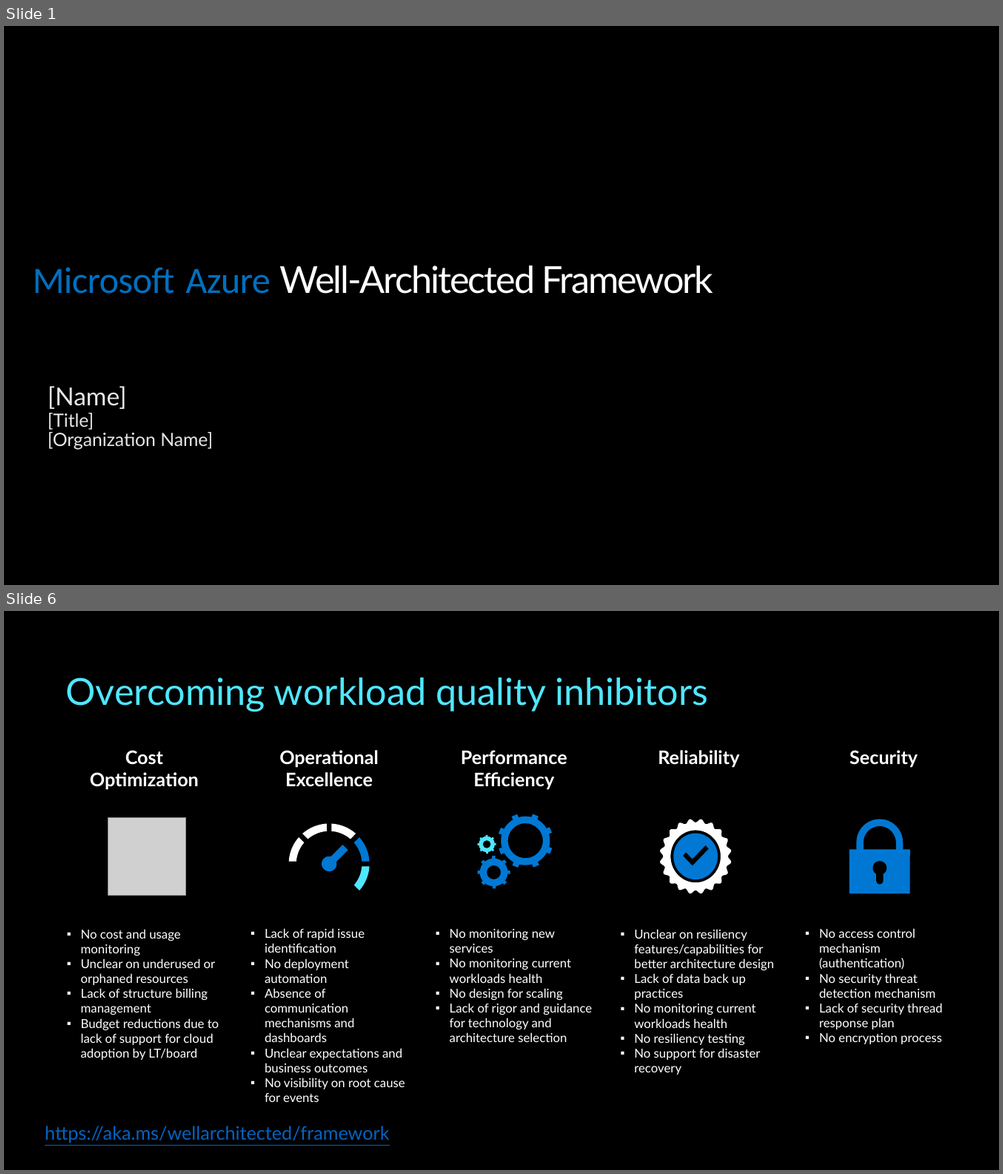
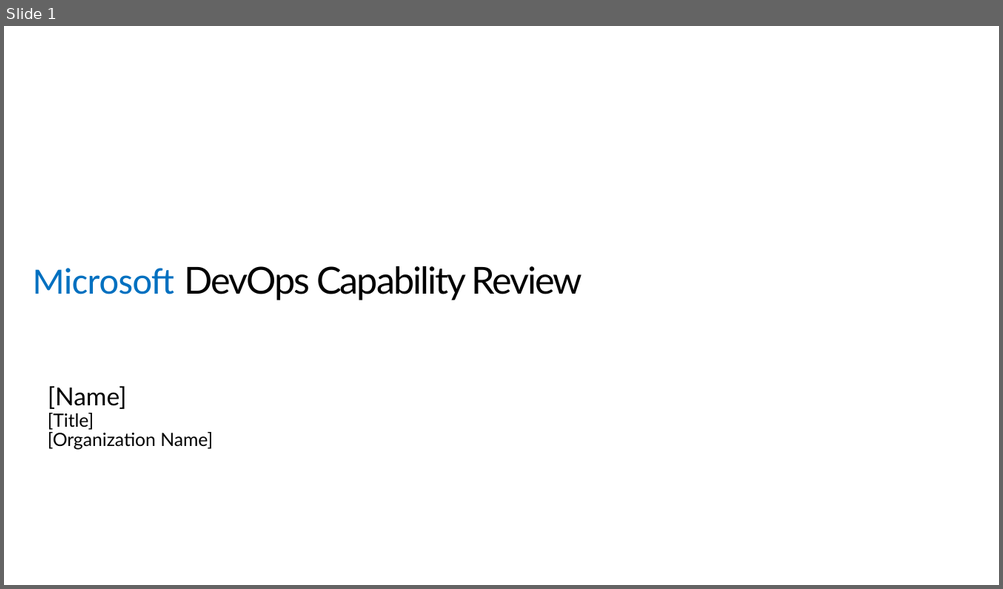
Before and after one commit to Azure/WellArchitected-Tools, a slide deck: WARP/devops/PnP_PowerPointReport_Template.pptx. Shown one above the other, each under a label of ours: slides 1 and 6 before the commit, slide 1 after it; the slides between them are not shown. The pictures are 1003x1174 and 1003x589 pixels, drawn with LibreOffice and Linux fonts; fonts in the diff are those of the drawing; grey boxes stand for pictures. Boxes give left, top, right and bottom in pixels: in the first picture for what was removed or moved away, otherwise in the second. Text is boxed around its words. In the diff, an @@ line names an element or a change of style, - is before the commit and + after.

```diff
--- a/WARP/devops/PnP_PowerPointReport_Template.pptx
+++ b/WARP/devops/PnP_PowerPointReport_Template.pptx
@@ slide 6 removed at (x1=4, y1=611, x2=999, y2=1170), background #000000 @@
@@ title removed at (x1=66, y1=678, x2=708, y2=712) @@
-Overcoming workload quality inhibitors
@@ text removed at (x1=90, y1=750, x2=199, y2=790) @@
-Cost Optimization
@@ text removed at (x1=279, y1=750, x2=378, y2=787) @@
-Operational Excellence
@@ text removed at (x1=461, y1=750, x2=567, y2=790) @@
-Performance Efficiency
@@ text removed at (x1=657, y1=750, x2=739, y2=768) @@
-Reliability
@@ text removed at (x1=849, y1=750, x2=917, y2=768) @@
-Security
@@ picture removed at (x1=108, y1=817, x2=186, y2=895) @@
@@ freeform shape removed at (x1=660, y1=819, x2=731, y2=894) @@
@@ freeform shape removed at (x1=849, y1=819, x2=910, y2=894) @@
@@ group removed at (x1=289, y1=823, x2=370, y2=891): 7 freeform shapes, 1 ellipse @@
@@ group removed at (x1=478, y1=814, x2=553, y2=889): 24 freeform shapes, 3 rectangles @@
@@ freeform shape removed at (x1=673, y1=833, x2=717, y2=880) @@
@@ freeform shape removed at (x1=873, y1=861, x2=887, y2=875) @@
@@ freeform shape removed at (x1=876, y1=869, x2=883, y2=885) @@
@@ text removed at (x1=81, y1=929, x2=219, y2=1060) @@
-▪ No cost and usage monitoring
-▪ Unclear on underused or orphaned resources
-▪ Lack of structure billing management
-▪ Budget reductions due to lack of support for cloud adoption by LT/board
@@ text removed at (x1=264, y1=928, x2=405, y2=1102) @@
-▪ Lack of rapid issue identification
-▪ No deployment automation
-▪ Absence of communication mechanisms and dashboards
-▪ Unclear expectations and business outcomes
-▪ No visibility on root cause for events
@@ text removed at (x1=449, y1=928, x2=592, y2=1042) @@
-▪ No monitoring new services
-▪ No monitoring current workloads health
-▪ No design for scaling
-▪ Lack of rigor and guidance for technology and architecture selection
@@ text removed at (x1=634, y1=929, x2=774, y2=1075) @@
-▪ Unclear on resiliency features/capabilities for better architecture design
-▪ Lack of data back up practices
-▪ No monitoring current workloads health
-▪ No resiliency testing
-▪ No support for disaster recovery
@@ text removed at (x1=819, y1=928, x2=942, y2=1045) @@
-▪ No access control mechanism (authentication)
-▪ No security threat detection mechanism
-▪ Lack of security thread response plan
-▪ No encryption process
@@ table removed at (x1=20, y1=1081, x2=919, y2=1119), 1 rows, 5 columns @@
- |  |  |  | 
@@ text removed at (x1=45, y1=1126, x2=389, y2=1144) @@
-https://aka.ms/wellarchitected/framework
@@ slide 1 changed as well @@
@@ background #000000 to #FFFFFF @@
@@ title at (x1=33, y1=266, x2=583, y2=301): text changed; text colour #FFFFFF to #000000 @@
-Microsoft Azure Well-Architected Framework
+Microsoft DevOps Capability Review
@@ text "[Name]" at (x1=48, y1=386, x2=213, y2=450): text colour #E7E6E6 to #000000 @@
```
Also in this commit, not shown: 3 other slides changed, 10 slides added, 5 other slides removed.
